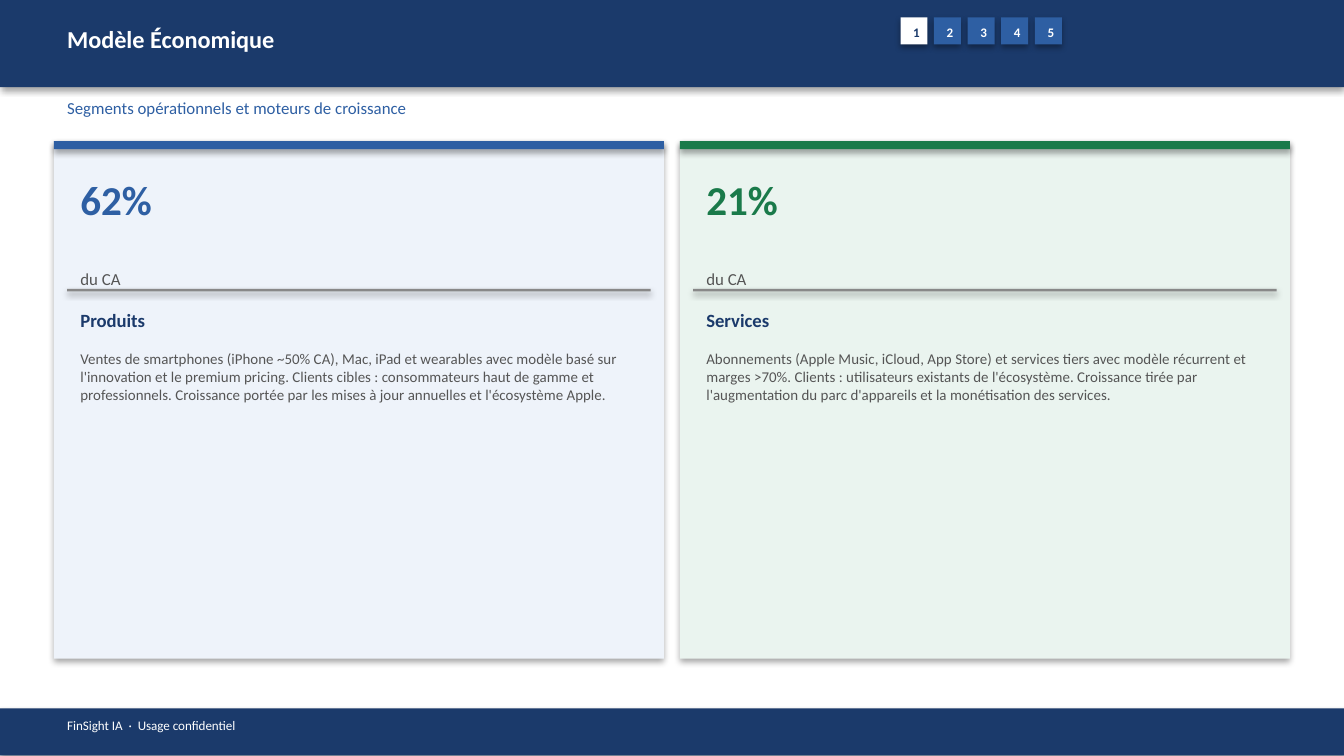
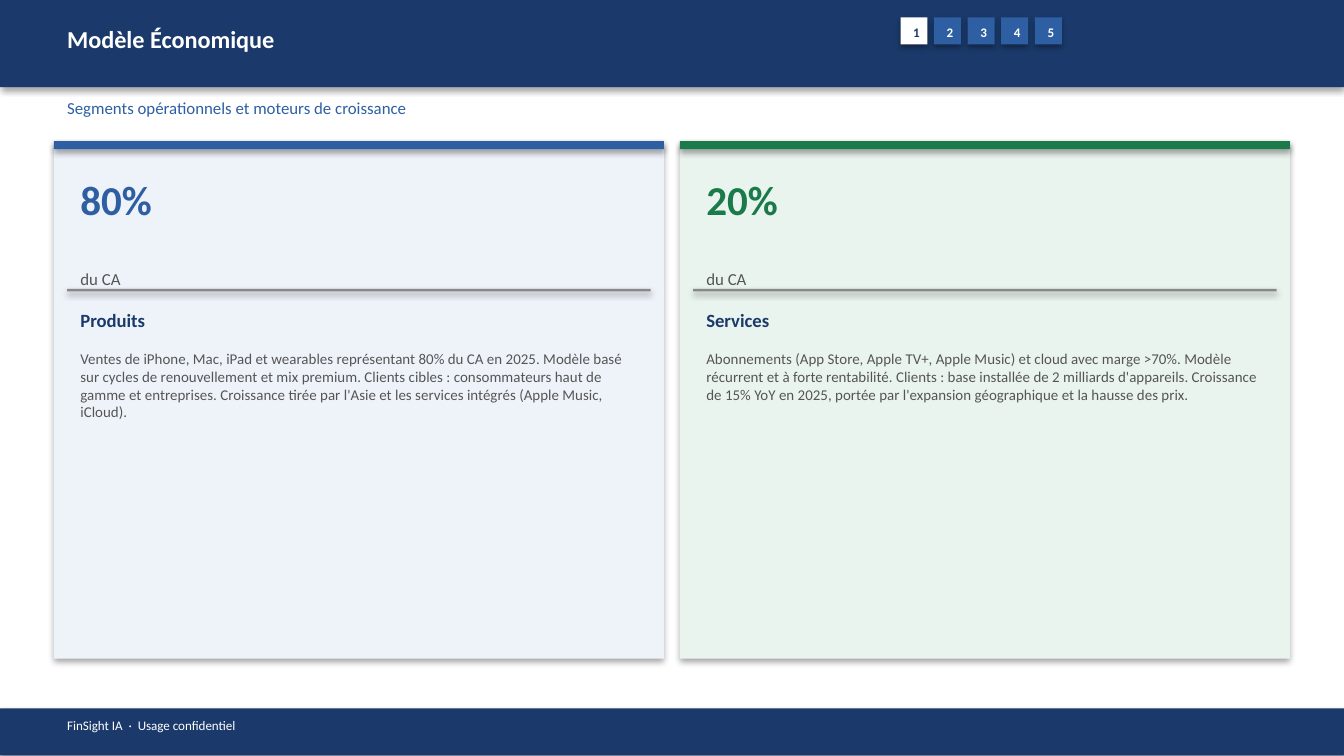
Before and after one commit to baptistejeh07-art/finsight-ia, a slide deck: slide 6 of preview/AAPL/AAPL_pitchbook.pptx. Drawn at 1344x756 pixels with LibreOffice and Linux fonts; fonts in the diff are those of the drawing. Boxes give left, top, right and bottom in pixels: in the first picture for what was removed or moved away, otherwise in the second. Text is boxed around its words. In the diff, an @@ line names an element or a change of style, - is before the commit and + after.

```diff
--- a/preview/AAPL/AAPL_pitchbook.pptx
+++ b/preview/AAPL/AAPL_pitchbook.pptx
@@ text at [80,186,151,216]: text changed @@
-62%
+80%
@@ text at [706,186,777,216]: text changed @@
-21%
+20%
@@ text at [80,353,621,419]: text changed @@
-Ventes de smartphones (iPhone ~50% CA), Mac, iPad et wearables avec modèle basé sur l'innovation et le premium pricing. Clients cibles : consommateurs haut de gamme et professionnels. Croissance portée par les mises à jour annuelles et l'écosystème Apple.
+Ventes de iPhone, Mac, iPad et wearables représentant 80% du CA en 2025. Modèle basé sur cycles de renouvellement et mix premium. Clients cibles : consommateurs haut de gamme et entreprises. Croissance tirée par l'Asie et les services intégrés (Apple Music, iCloud).
@@ text at [706,353,1257,403]: text changed @@
-Abonnements (Apple Music, iCloud, App Store) et services tiers avec modèle récurrent et marges >70%. Clients : utilisateurs existants de l'écosystème. Croissance tirée par l'augmentation du parc d'appareils et la monétisation des services.
+Abonnements (App Store, Apple TV+, Apple Music) et cloud avec marge >70%. Modèle récurrent et à forte rentabilité. Clients : base installée de 2 milliards d'appareils. Croissance de 15% YoY en 2025, portée par l'expansion géographique et la hausse des prix.
```
Also in this commit, not shown: 14 other slides changed, 4 other files.
